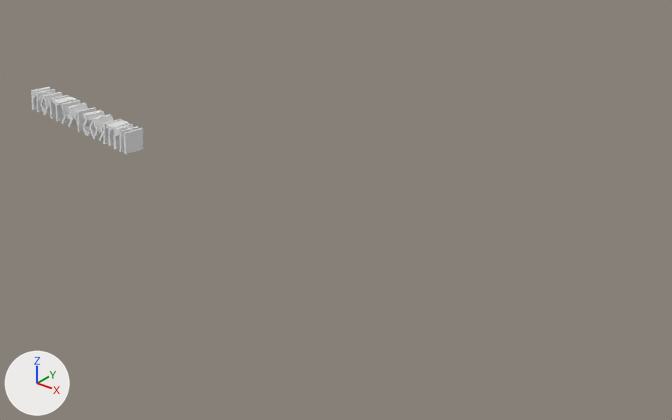
The glTF model public/assets/intro.gltf as it was, and as the next commit left it.
Rendered twice from a 50 mm camera at (4.49, -10.95, 5.99) aimed at (-0.88, -4.24, 1.83). The lights are fixed; the arrows at lower left show +X, +Y and +Z. Vertices at the same position are counted once.

Before the edit, the objects in view are built like this:
```python
me_cube_011 = bpy.data.meshes.new('Cube.011')
me_cube_011.from_pydata(...)  # 1520 vertices, 3704 faces; spans x -0.52..1.33, y -0.24..0.02, z 0.0..0.25
ob_cube_030 = bpy.data.objects.new('Cube.030', me_cube_011)
ob_cube_030.location = (-4.893, -4.455, 1.983)
ob_cube_030.rotation_euler = (-0.0637, 0.062, -0.0298)  # degrees (-3.6, 3.6, -1.7)
```
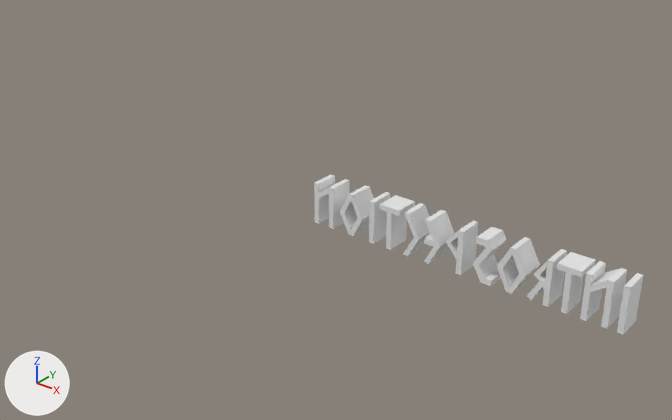
Edits to the bpy script that builds the scene:
```text
Change me_cube_011:
    used by ob_cube_030; location = (-4.893, -4.455, 1.983); rotation_euler = (-0.0637, 0.062, -0.0298), in degrees (-3.6, 3.6, -1.7)
    remove me_cube_011.from_pydata(...)  # 1520 vertices, 3704 faces; spans x -0.52..1.33, y -0.24..0.02, z 0.0..0.25
    add me_cube_011.from_pydata(...)  # 1520 vertices, 3704 faces; spans x -3.01..0.16, y -0.23..0.03, z 0.0..0.42
    me_cube_011 part 1: a new loose piece, a box spanning x 0.109..0.158, y -0.225..0.025, z 0.0..0.423
    me_cube_011 part 2: the loose piece of 20 vertices spanning x -0.34..-0.18, y -0.24..0.01, z 0.0..0.25 is scaled about its middle by (1.72, 1, 1.72), then moved by (-0.6, 0.01, 0.09)
    me_cube_011 part 3: the loose piece of 24 vertices spanning x 0.52..0.63, y -0.24..0.01, z 0.0..0.24 is scaled about its middle by (1.72, 1, 1.72), then moved by (-1.71, 0.01, 0.09)
    me_cube_011 part 4: the loose piece of 20 vertices spanning x 0.36..0.45, y -0.24..0.01, z 0.0..0.25 is scaled about its middle by (1.72, 1, 1.72), then moved by (-1.83, 0.01, 0.09)
    me_cube_011 part 5: the loose piece of 18 vertices spanning x 0.23..0.32, y -0.24..0.01, z 0.0..0.25 is scaled about its middle by (1.72, 1, 1.72), then moved by (-1.92, 0.01, 0.09)
    me_cube_011 part 6: the loose piece of 12 vertices spanning x 0.1..0.19, y -0.24..0.01, z 0.0..0.25 is scaled about its middle by (1.72, 1, 1.72), then moved by (-2.02, 0.01, 0.09)
    me_cube_011 part 7: the loose piece of 16 vertices spanning x -0.06..0.06, y -0.24..0.01, z 0.0..0.25 is scaled about its middle by (1.72, 1, 1.72), then moved by (-2.12, 0.01, 0.09)
    me_cube_011 part 8: a new loose piece, a box spanning x -2.341..-2.292, y -0.225..0.025, z 0.0..0.423
    me_cube_011 part 9: the loose piece of 20 vertices spanning x 0.65..0.81, y -0.24..0.01, z 0.0..0.25 is scaled about its middle by (1.72, 1, 1.72), then moved by (-3.29, 0.01, 0.09)
    me_cube_011 part 10: the loose piece of 22 vertices spanning x -0.52..-0.38, y -0.24..0.01, z 0.0..0.25 is scaled about its middle by (1.72, 1, 1.72), then moved by (-2.44, 0.01, 0.09)
    me_cube_011 part 11: the loose piece of 40 vertices spanning x -0.13..-0.1, y -0.24..0.02, z 0.0..0.25 is scaled about its middle by (1.8, 1, 1.73), then moved by (0.25, 0.01, 0.09)
    me_cube_011 part 12: the loose piece of 124 vertices spanning x 0.65..0.82, y -0.24..0.02, z 0.0..0.25 is scaled about its middle by (1.74, 1, 1.73), then moved by (-1.59, 0.01, 0.09)
    me_cube_011 part 13: the loose piece of 120 vertices spanning x 0.52..0.63, y -0.24..0.02, z 0.0..0.25 is scaled about its middle by (1.74, 1, 1.72), then moved by (-1.71, 0.01, 0.09)
    me_cube_011 part 14: the loose piece of 124 vertices spanning x 0.35..0.46, y -0.24..0.02, z 0.0..0.25 is scaled about its middle by (1.75, 1, 1.73), then moved by (-1.83, 0.01, 0.09)
    me_cube_011 part 15: the loose piece of 102 vertices spanning x 0.23..0.33, y -0.24..0.02, z 0.0..0.25 is scaled about its middle by (1.75, 1, 1.73), then moved by (-1.92, 0.01, 0.09)
    me_cube_011 part 16: the loose piece of 60 vertices spanning x 0.09..0.19, y -0.24..0.02, z 0.0..0.25 is scaled about its middle by (1.74, 1, 1.73), then moved by (-2.02, 0.01, 0.09)
    me_cube_011 part 17: the loose piece of 80 vertices spanning x 0.97..1.1, y -0.24..0.02, z 0.0..0.25 is scaled about its middle by (1.73, 1, 1.72), then moved by (-3.15, 0.01, 0.09)
    me_cube_011 part 18: the loose piece of 40 vertices spanning x 1.3..1.33, y -0.24..0.02, z 0.0..0.25 is scaled about its middle by (1.8, 1, 1.73), then moved by (-3.63, 0.01, 0.09)
    me_cube_011 part 19: the loose piece of 124 vertices spanning x -0.34..-0.17, y -0.24..0.02, z 0.0..0.25 is scaled about its middle by (1.74, 1, 1.73), then moved by (-2.3, 0.01, 0.09)
    me_cube_011 part 20: the loose piece of 110 vertices spanning x 1.11..1.25, y -0.24..0.02, z 0.0..0.25 is scaled about its middle by (1.72, 1, 1.73), then moved by (-4.07, 0.01, 0.09)
    me_cube_011 part 21: 6 loose pieces with 254 vertices, spanning x -0.13..1.33, y -0.24..0.02, z 0.0..0.25, are deleted
    me_cube_011 part 22: 7 vertices moved within x -0.49..0.02, y -0.23..0.02, z 0.0; 183 vertices removed from x -0.52..0.06, y -0.24..0.02, z 0.0..0.25; 421 vertices added at x -0.69..0.03, y -0.23..0.03, z 0.0..0.42
Change ob_cube_030:
    ob_cube_030.rotation_euler: (-0.0637, 0.062, -0.0298) -> (0.0, 0.0, 0.0)  # degrees (-3.6, 3.6, -1.7) -> degrees (0, 0, 0)
    ob_cube_030.location: (-4.893, -4.455, 1.983) -> (2.224, -4.475, 1.906)
```

Changed parts and their boxes [x1, y1, x2, y2] in the pictures (672 x 420 px; the box of a moved part takes in the faces that stretch with it):
'Cube.030', reshaped, moved, turned: before [31, 87, 143, 154]; after [314, 174, 643, 334]
part 1 of me_cube_011, added: after [618, 273, 643, 334]
part 2 of me_cube_011, moved or reshaped: before [41, 92, 62, 115]; after [497, 237, 539, 293]
part 3 of me_cube_011, moved or reshaped: before [83, 110, 104, 136]; after [473, 227, 506, 286]
part 4 of me_cube_011, moved or reshaped: before [75, 108, 96, 131]; after [446, 221, 478, 274]
part 5 of me_cube_011, moved or reshaped: before [68, 103, 88, 127]; after [424, 210, 454, 263]
part 6 of me_cube_011, moved or reshaped: before [61, 100, 80, 124]; after [403, 203, 431, 256]
part 7 of me_cube_011, moved or reshaped: before [53, 97, 75, 121]; after [380, 196, 415, 249]
part 8 of me_cube_011, added: after [369, 193, 390, 243]
part 9 of me_cube_011, moved or reshaped: before [90, 114, 113, 139]; after [340, 186, 374, 236]
part 10 of me_cube_011, moved or reshaped: before [32, 87, 55, 112]; after [315, 175, 349, 228]
part 11 of me_cube_011, moved or reshaped: before [50, 95, 69, 119]; after [617, 273, 643, 334]
part 12 of me_cube_011, moved or reshaped: before [89, 114, 113, 139]; after [497, 237, 540, 294]
part 13 of me_cube_011, moved or reshaped: before [82, 110, 105, 136]; after [473, 227, 506, 286]
part 14 of me_cube_011, moved or reshaped: before [74, 107, 95, 132]; after [446, 220, 478, 275]
part 15 of me_cube_011, moved or reshaped: before [67, 103, 88, 127]; after [423, 210, 455, 264]
part 16 of me_cube_011, moved or reshaped: before [61, 100, 81, 124]; after [404, 203, 430, 256]
part 17 of me_cube_011, moved or reshaped: before [106, 120, 130, 147]; after [380, 195, 415, 250]
part 18 of me_cube_011, moved or reshaped: before [124, 128, 142, 154]; after [369, 192, 389, 244]
part 19 of me_cube_011, moved or reshaped: before [40, 92, 63, 115]; after [340, 185, 374, 236]
part 20 of me_cube_011, moved or reshaped: before [114, 124, 139, 152]; after [314, 174, 350, 229]
part 21 of me_cube_011, deleted: before [50, 95, 143, 154]
part 22 of me_cube_011, built on: before [31, 87, 77, 121]; after [527, 249, 627, 328]
